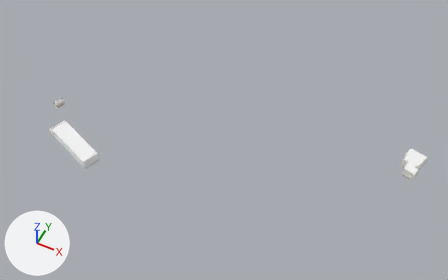
Two versions of the glTF model world/buildings/b_-61_-13.glb, one commit apart.
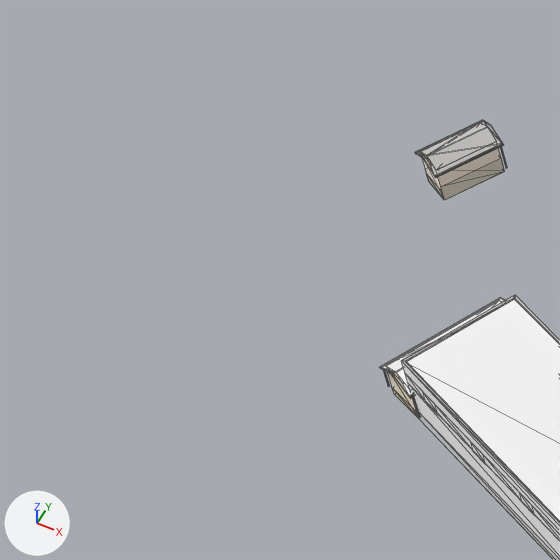
Each version appears first whole from a camera (50 mm lens) standing at (-15375.1, 2970.8, 508.7) and looking at (-15485.7, 3192.1, 232.1), and next in a close-up on the part from 0% to 16% of the width and 30% to 55% of the height. Lighting does not change. The marker at lower left points along +X, +Y and +Z. The older version's two pictures come first. The close-ups show mesh edges as thin lines. Vertices at exactly the same position are counted once.

In view in the first close-up: 'bld'.
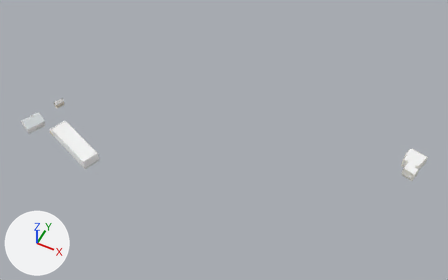
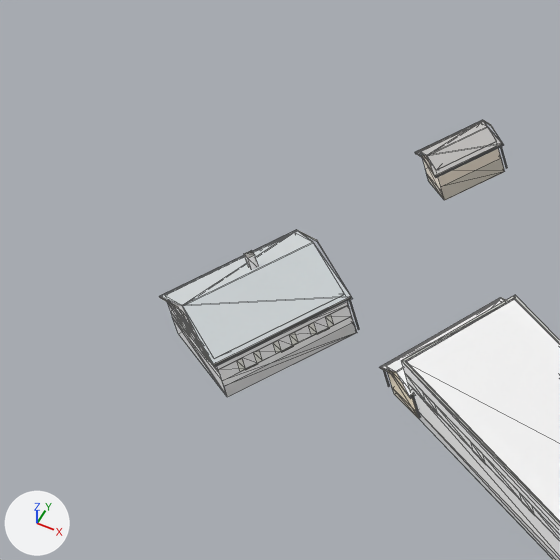
The change in detail:
me_bld is used by ob_bld; location (0.0, 0.0, 0.0).
me_bld had 682 vertices, 549 faces and spanned x -15606.0..-15374.0, y 3145.0..3225.0, z 216.0..243.0.
me_bld now has 1016 vertices, 781 faces and spans x -15614.0..-15374.0, y 3145.0..3225.0, z 216.0..243.0.
me_bld part 1: the loose piece of 4 vertices spanning x -15587.0..-15585.0, y 3157.0..3158.0, z 221.0 is copied, and the copy is moved by (-17.0, 1.0, -2.0); it spans x -15603.0, y 3158.0..3159.0, z 218.0..220.0.
me_bld part 2: the loose piece of 4 vertices spanning x -15587.0..-15585.0, y 3157.0..3158.0, z 221.0 is copied, and the copy is moved by (-18.0, -2.0, -2.0); it spans x -15604.0, y 3155.0..3156.0, z 218.0..220.0.
me_bld part 3: the loose piece of 4 vertices spanning x -15590.0..-15586.0, y 3159.0..3169.0, z 217.0..218.0 is copied, and the copy is moved by (-15.0, -5.0, 0.0); it spans x -15605.0..-15600.0, y 3154.0..3164.0, z 216.0..218.0.
me_bld part 4: the loose piece of 8 vertices spanning x -15593.0, y 3160.0, z 217.0..220.0 is copied, and the copy is moved by (-6.0, 4.0, 0.0); it spans x -15600.0, y 3164.0, z 217.0..221.0.
me_bld part 5: 258 vertices added at x -15614.0..-15600.0, y 3153.0..3169.0, z 216.0..224.0.
Other edits to the shape of me_bld do not show in these pictures.

Location of each change, [x1, y1, x2, y2] in pixels of the close-ups (560 x 560 px):
'bld', reshaped
    before: [380, 120, 560, 560]
    after: [159, 120, 560, 560]
part 1 of me_bld, added
    after: [273, 341, 282, 354]
part 2 of me_bld, added
    after: [237, 358, 246, 372]
part 3 of me_bld, added
    after: [224, 322, 357, 397]
part 4 of me_bld, added
    after: [349, 300, 359, 330]
part 5 of me_bld, added
    after: [159, 230, 357, 397]
